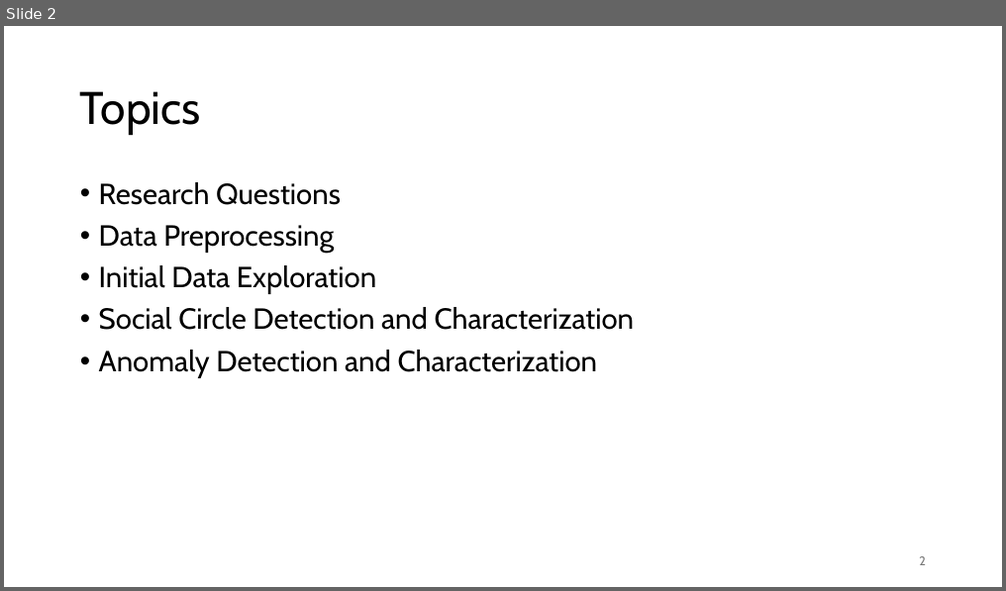
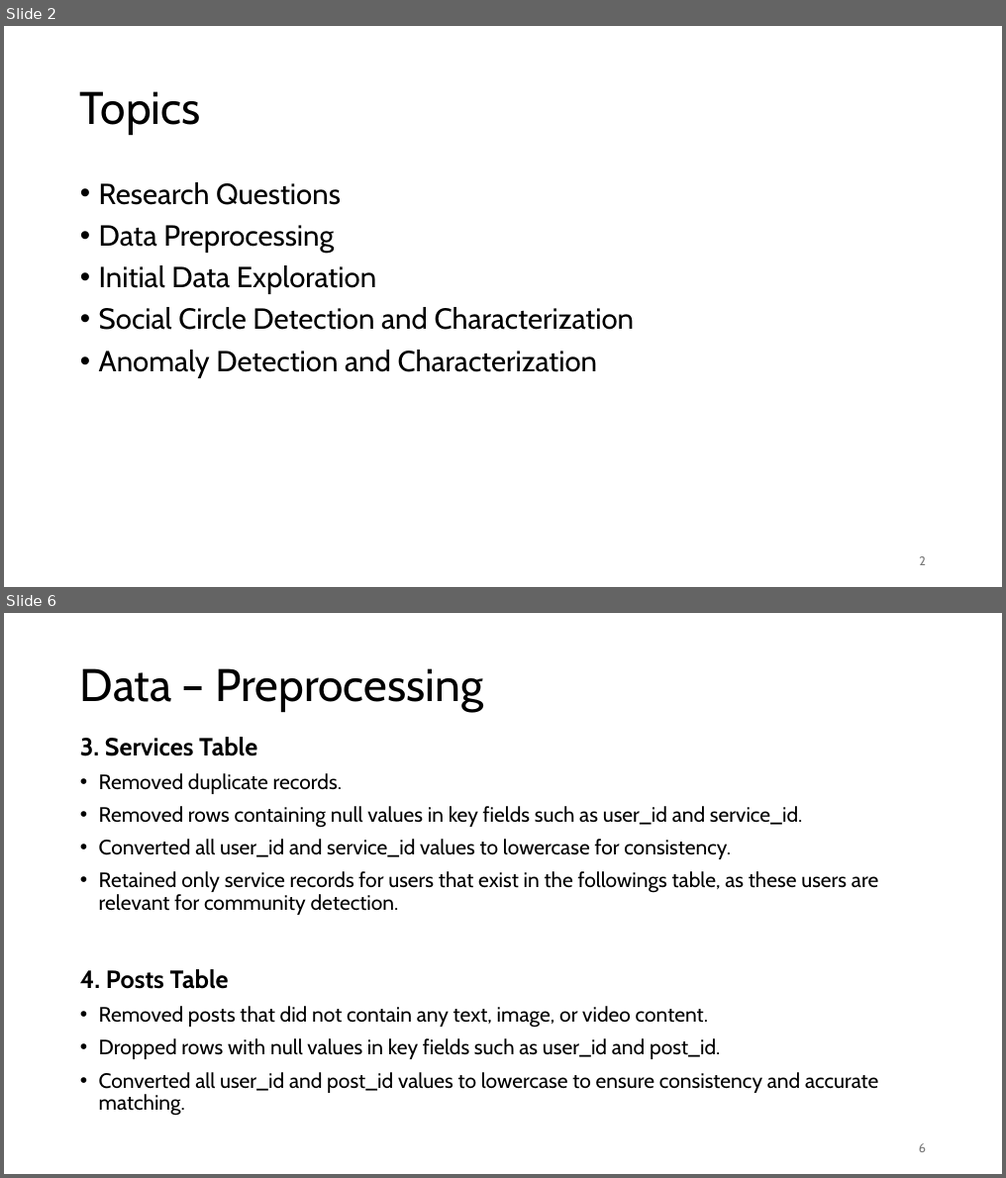
Before and after one commit to jonas-blum/data-mining-1, a slide deck: project/project-presentation-group51.pptx. Shown one above the other, each under a label of ours: slide 2 before the commit, slides 2 and 6 after it; the slides between them are not shown. The pictures are 1006x591 and 1006x1178 pixels, drawn with LibreOffice and Linux fonts; fonts in the diff are those of the drawing. Boxes give left, top, right and bottom in pixels: in the first picture for what was removed or moved away, otherwise in the second. Text is boxed around its words. In the diff, an @@ line names an element or a change of style, - is before the commit and + after.

```diff
--- a/project/project-presentation-group51.pptx
+++ b/project/project-presentation-group51.pptx
@@ slide 6 added at box(4, 613, 1002, 1174), background #FFFFFF @@
@@ title added at box(80, 668, 484, 712), 44 pt, text #000000 @@
+Data – Preprocessing
@@ text added at box(80, 737, 878, 1116), 20 pt, text #000000 @@
+3. Services Table
+• Removed duplicate records.
+• Removed rows containing null values in key fields such as user_id and service_id.
+• Converted all user_id and service_id values to lowercase for consistency.
+• Retained only service records for users that exist in the followings table, as these users are relevant for community detection.
+4. Posts Table
+• Removed posts that did not contain any text, image, or video content.
+• Dropped rows with null values in key fields such as user_id and post_id.
+• Converted all user_id and post_id values to lowercase to ensure consistency and accurate matching.
@@ page number added at box(919, 1144, 926, 1153), 12 pt, text #797979 @@
+6
```
Also in this commit, not shown: 3 slides changed, 14 other slides added, 7 slides removed.
